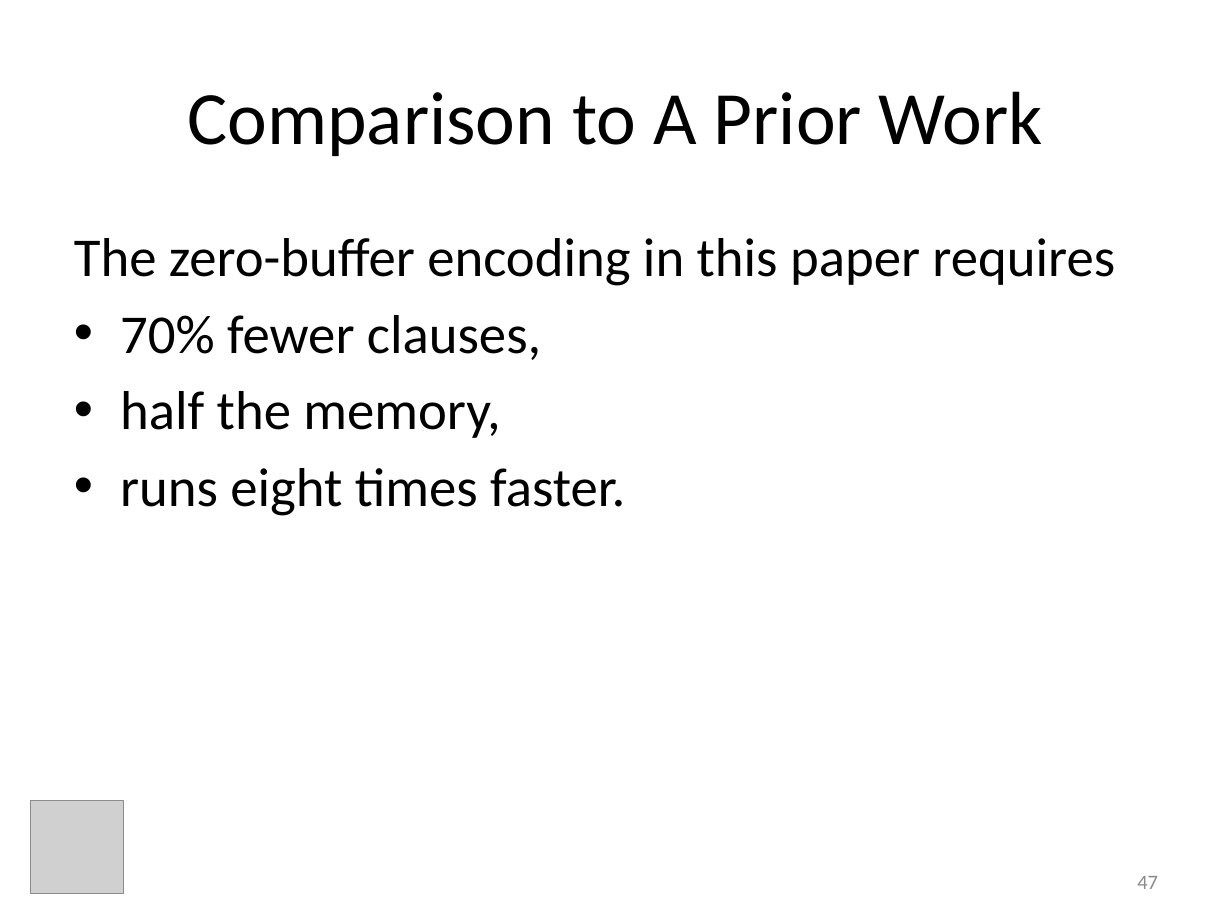
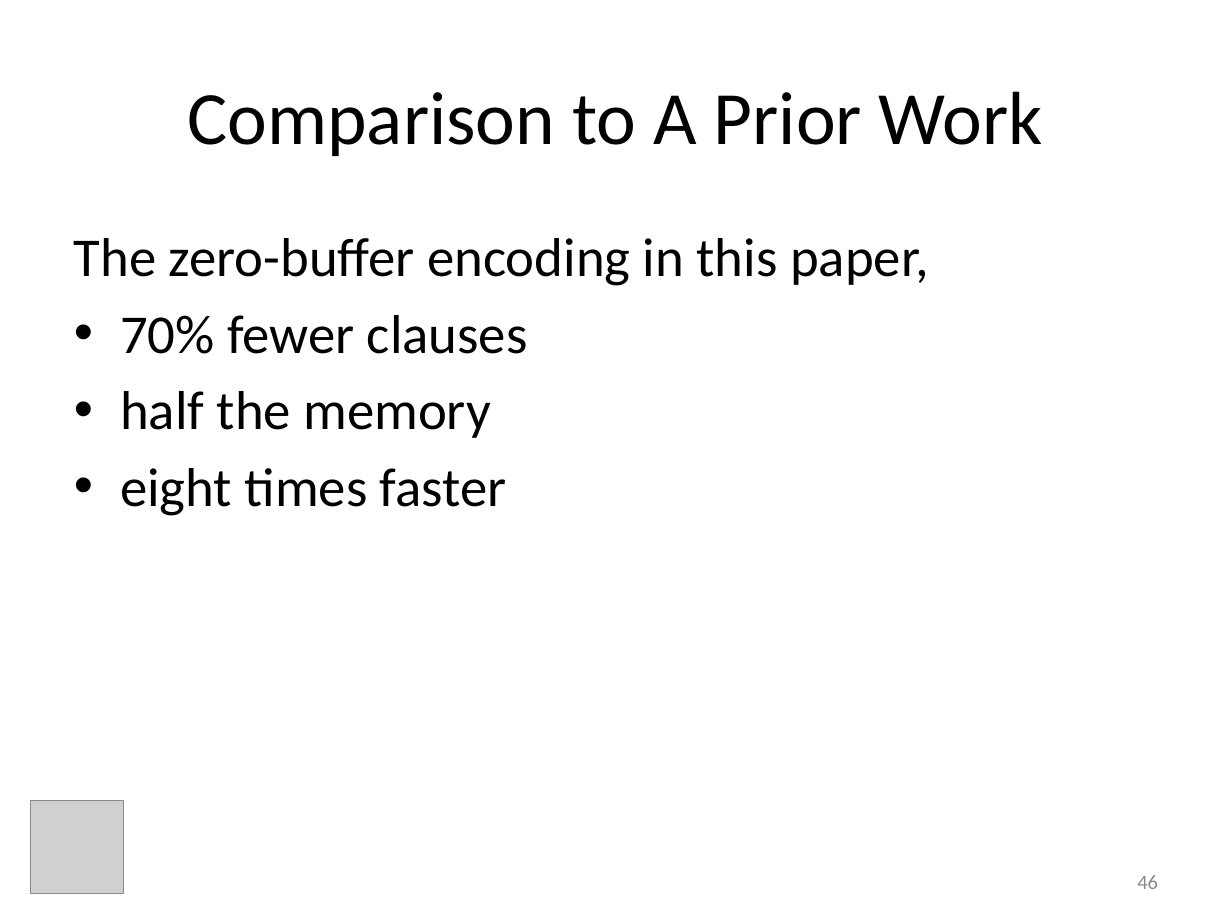
Before and after one commit to ericmercer/MP-trace-language, a slide deck: slide 46 of presentations/ASE2013.pptx (slide 47 before the commit). Drawn at 1232x924 pixels with LibreOffice and Linux fonts; fonts in the diff are those of the drawing; grey boxes stand for pictures. Boxes give left, top, right and bottom in pixels: in the first picture for what was removed or moved away, otherwise in the second. Text is boxed around its words. In the diff, an @@ line names an element or a change of style, - is before the commit and + after.

Commit message:
slides

```diff
--- a/presentations/ASE2013.pptx
+++ b/presentations/ASE2013.pptx
@@ text at bbox=[74, 238, 929, 516]: text changed @@
-The zero-buffer encoding in this paper requires
-• 70% fewer clauses,
-• half the memory,
-• runs eight times faster.
+The zero-buffer encoding in this paper,
+• 70% fewer clauses
+• half the memory
+• eight times faster
@@ page number at bbox=[1137, 875, 1158, 889]: text changed @@
-47
+46
```
Also in this commit, not shown: 11 other slides changed, 1 slide removed.
